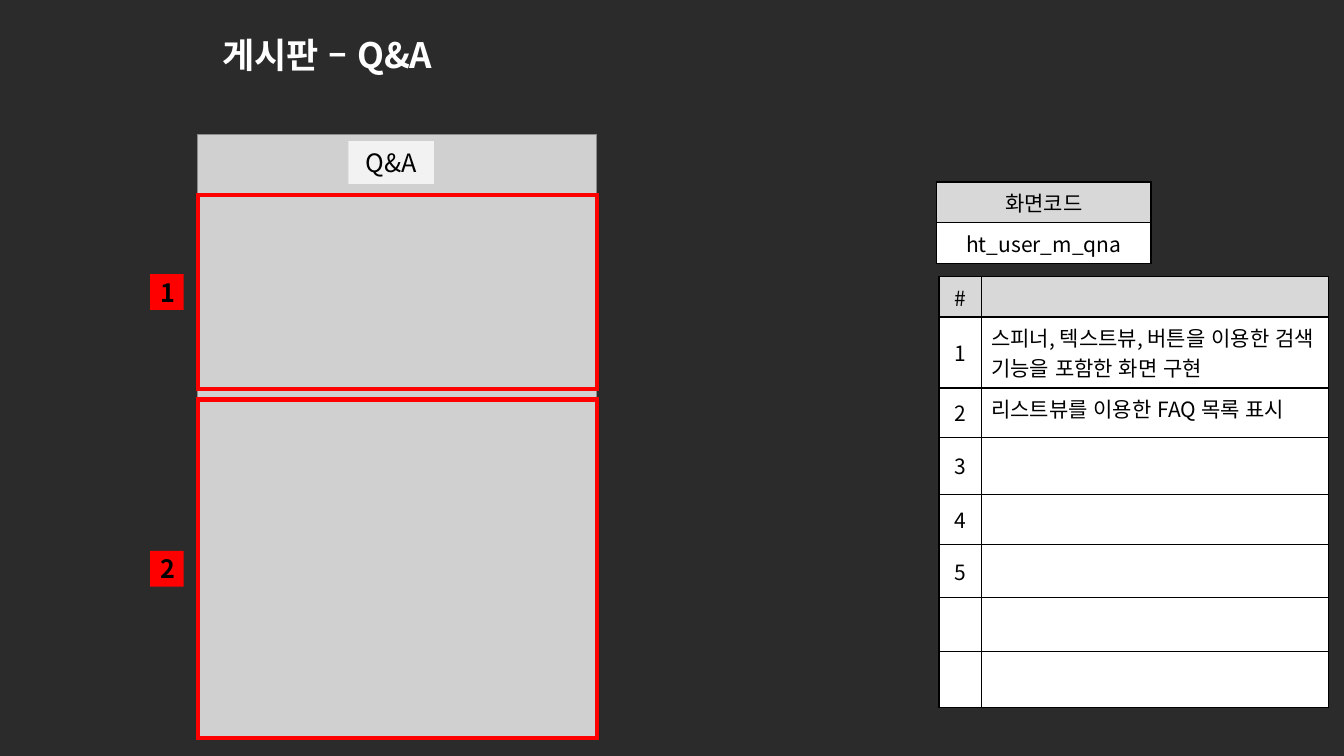
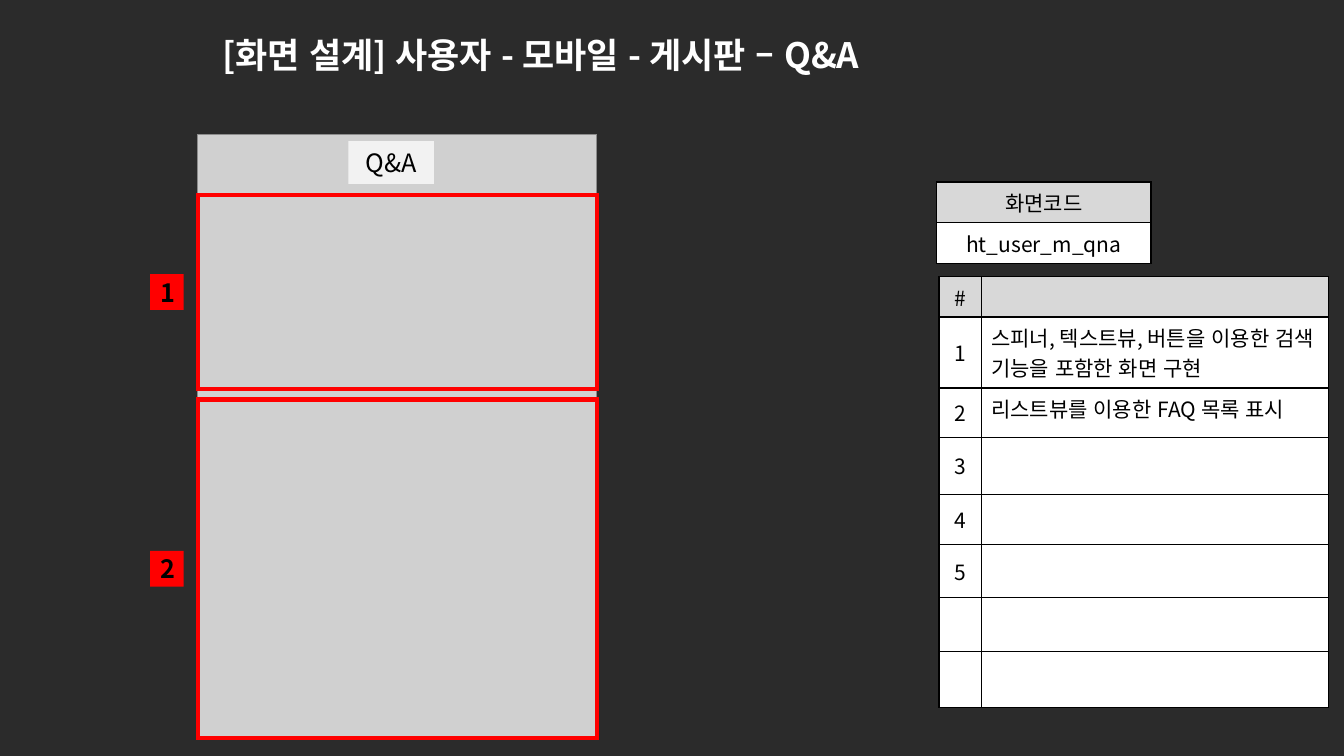
Before and after one commit to ezenteam2/e-Zone, a slide deck: slide 10 of 0 발표용 파워포인트/project05 - 파워포인트 종합 - 현태.pptx. Drawn at 1344x756 pixels with LibreOffice and Linux fonts; fonts in the diff are those of the drawing; grey boxes stand for pictures; background and template pictures are left out; a plain dark background stands for a picture behind light text. Boxes give left, top, right and bottom in pixels: in the first picture for what was removed or moved away, otherwise in the second. Text is boxed around its words. In the diff, an @@ line names an element or a change of style, - is before the commit and + after.

```diff
--- a/0 발표용 파워포인트/project05 - 파워포인트 종합 - 현태.pptx
+++ b/0 발표용 파워포인트/project05 - 파워포인트 종합 - 현태.pptx
@@ title at (222, 38, 859, 75): text changed @@
-게시판 – Q&A
+[화면 설계] 사용자 - 모바일 - 게시판 – Q&A
```
Also in this commit, not shown: 19 other slides changed, 1 other file.
